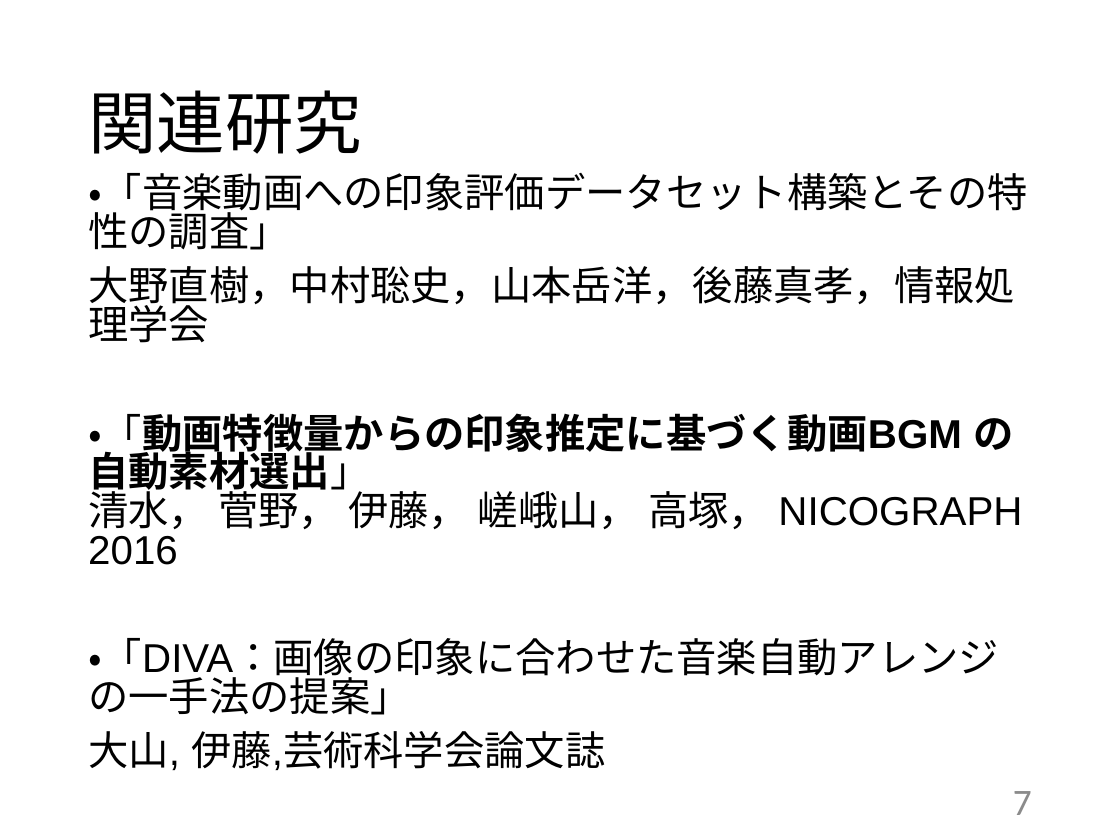
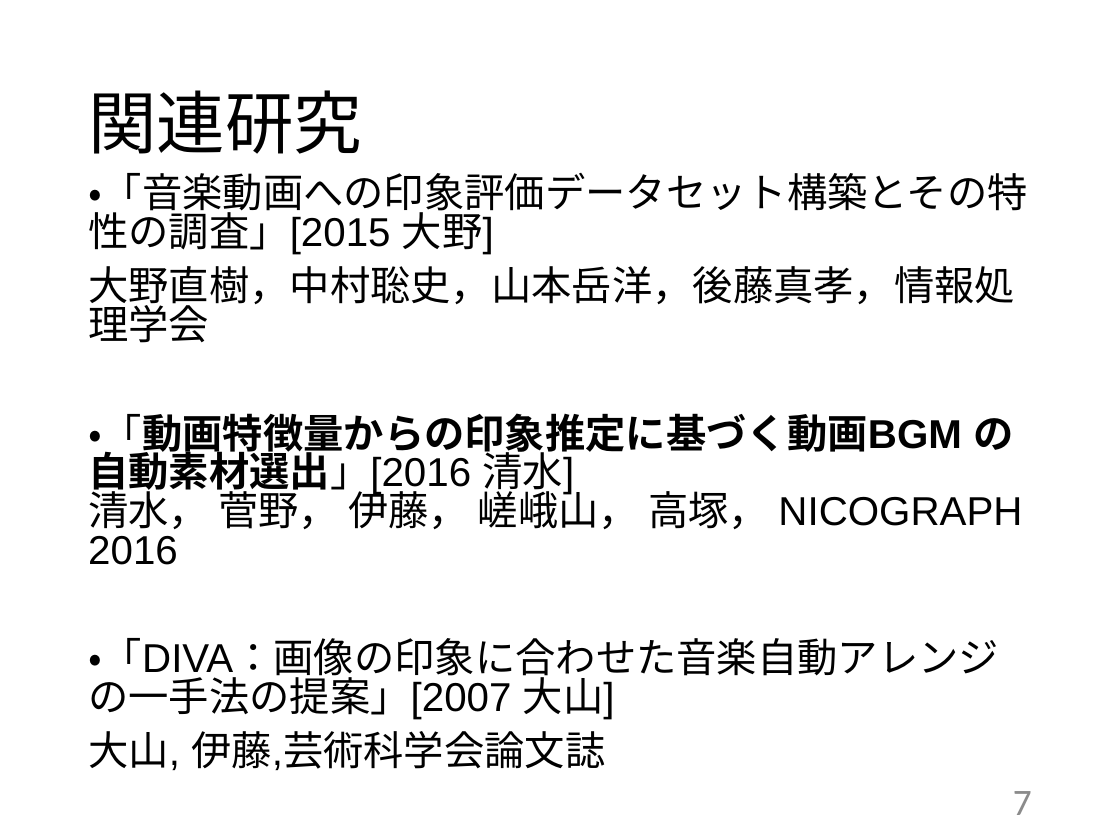
Before and after one commit to kait-takanolab/1821144-yoshii-thesis, a slide deck: slide 7 of 学部_中間発表_1821144.pptx. Drawn at 1120x840 pixels with LibreOffice and Linux fonts; fonts in the diff are those of the drawing. Boxes give left, top, right and bottom in pixels: in the first picture for what was removed or moved away, otherwise in the second. Text is boxed around its words. In the diff, an @@ line names an element or a change of style, - is before the commit and + after.

```diff
--- a/学部_中間発表_1821144.pptx
+++ b/学部_中間発表_1821144.pptx
@@ text at bbox=[88, 173, 1027, 255]: text changed @@
-・「音楽動画への印象評価データセット構築とその特性の調査」
+・「音楽動画への印象評価データセット構築とその特性の調査」[2015 大野]
@@ text at bbox=[88, 413, 1022, 720]: text changed @@
-・「動画特徴量からの印象推定に基づく動画BGM の自動素材選出」
-清水， 菅野， 伊藤， 嵯峨山， 高塚， NICOGRAPH 2016
-・「DIVA：画像の印象に合わせた音楽自動アレンジの一手法の提案」
+・「動画特徴量からの印象推定に基づく動画BGM の自動素材選出」[2016 清水]
+清水， 菅野， 伊藤， 嵯峨山， 高塚， NICOGRAPH 2016
+・「DIVA：画像の印象に合わせた音楽自動アレンジの一手法の提案」[2007 大山]
```
Also in this commit, not shown: 1 other slide changed.
